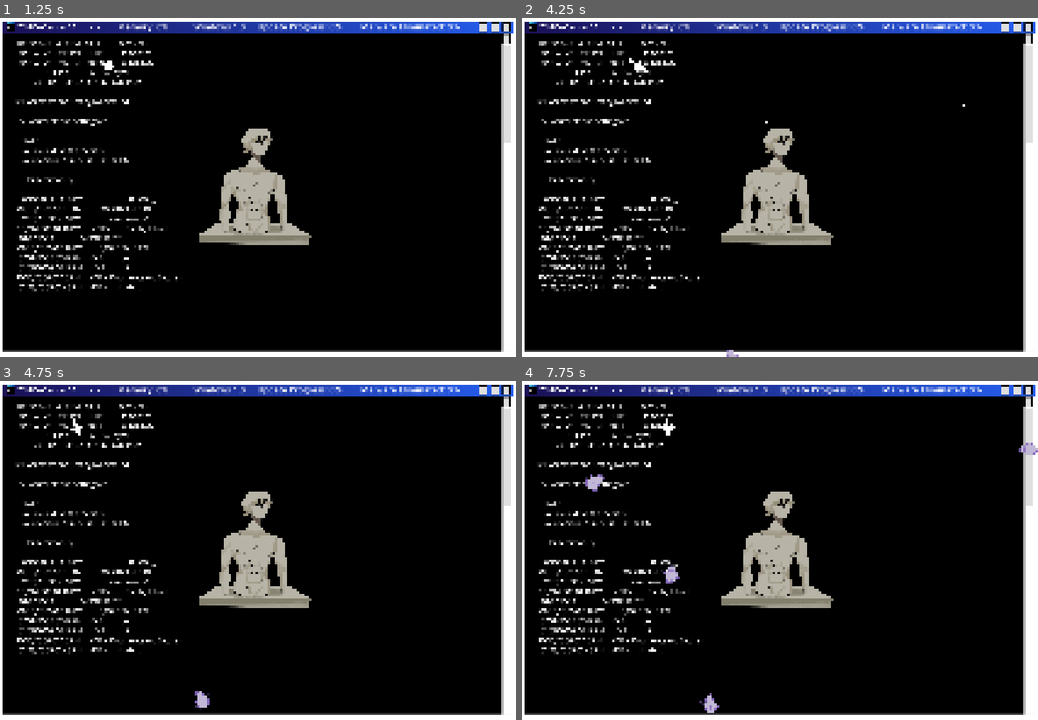
Above: before the commit, frames 1-4 (two rows, left to right).
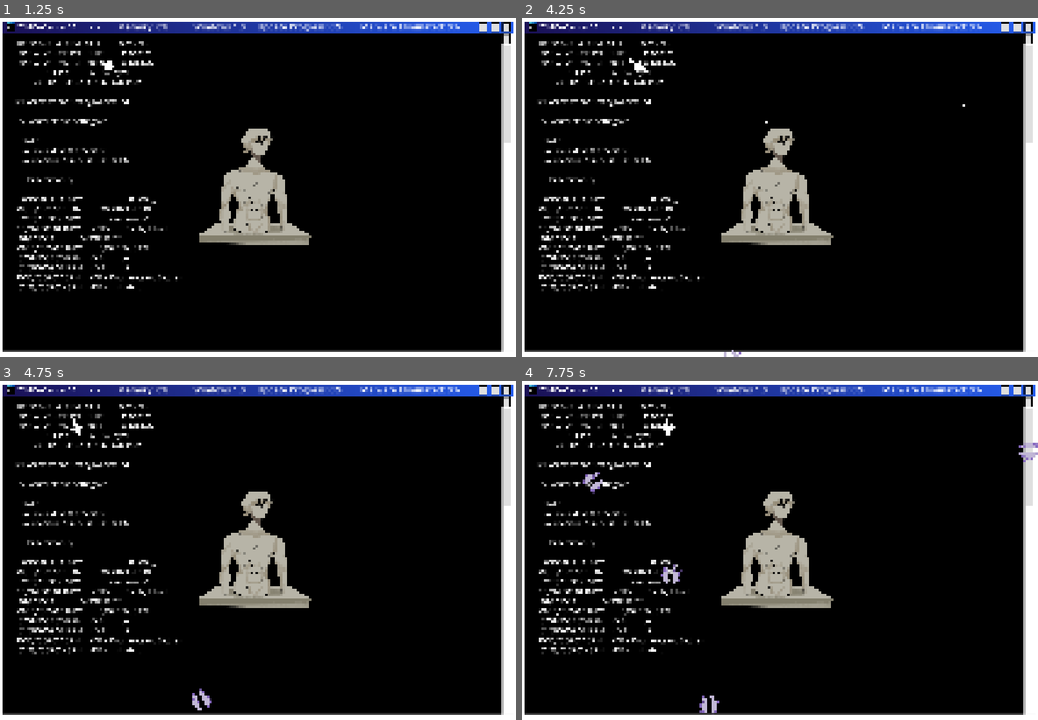
Above: after the commit, the same moments.

Repository: HaroldHuynh/2026GameJam
Game: Godot game, scene res://levels/level_1.tscn
Same seed, same stepped clock (60 frames per second), same inputs: the game is played once before the commit and once after it.
Inputs (mouse positions are in pixels of both pictures, inside the frame that each line leads up to):
- Up to frame 1 (1.25 s): tap Enter at 0.5 s; move the mouse to (371, 170) at 0.52 s; hold D (right) from 0.53 s (still down); tap Space (attack) at 0.6 s
- Up to frame 2 (4.25 s): move the mouse to (676, 204) at 1.27 s; release D (right) at 1.28 s; hold S (down) 1.28-2.03 s; tap Enter at 1.35, 2.85 s; move the mouse to (831, 112) at 2.02 s; hold D (right) 2.03-2.78 s; tap Space (attack) at 2.1, 3.6 s; move the mouse to (754, 255) at 2.77 s; hold W (up) 2.78-3.53 s; move the mouse to (934, 238) at 3.52 s; hold A (left) from 3.53 s (still down)
- Up to frame 3 (4.75 s): keep holding A (left); move the mouse to (103, 499) at 4.27 s; tap Enter at 4.35 s
- Up to frame 4 (7.75 s): move the mouse to (805, 550) at 5.02 s; release A (left) at 5.03 s; hold S (down) 5.03-5.78 s; tap Space (attack) at 5.1, 6.6 s; move the mouse to (702, 465) at 5.77 s; hold D (right) 5.78-6.53 s; tap Enter at 5.85, 7.35 s; move the mouse to (893, 533) at 6.52 s; hold W (up) 6.53-7.28 s; move the mouse to (676, 567) at 7.27 s; hold D (right) from 7.28 s (still down)

Frame 1 is identical in both runs. In frame 2, less than 0.1% of the frame differs, in the area x 39-43%, y 97-100%; in frame 3, 0.1%; in frame 4, 0.5%, in the area x 11-100%, y 18-99%.

Commit message:
health bar

Diff:
--- a/enemy/enemy.gd
+++ b/enemy/enemy.gd
@@ -25,6 +25,7 @@
 func die():
 	alive = false
 	get_parent().updateExp()
+	$AnimatedSprite2D.play("death")
 	queue_free()
 	if get_parent().completion < 90:
 		get_parent().updateCompletion(3)
--- a/enemy/enemy.tscn
+++ b/enemy/enemy.tscn
@@ -2,9 +2,45 @@
 
 [ext_resource type="Script" uid="uid://hvej6l3tnpks" path="res://enemy/enemy.gd" id="1_ofsxj"]
 [ext_resource type="Texture2D" uid="uid://c6dxblxovaphg" path="res://enemy/virus.png" id="2_ofsxj"]
+[ext_resource type="Texture2D" uid="uid://chhxx7xc5o7v6" path="res://assets/texture/virusdeath1.png" id="2_y5vj3"]
+[ext_resource type="Texture2D" uid="uid://bgjuyx6pe31x3" path="res://assets/texture/virusdeath2.png" id="3_5ffra"]
+[ext_resource type="Texture2D" uid="uid://xv70pdlrtro6" path="res://assets/texture/virusdeath3.png" id="4_e355f"]
+[ext_resource type="Texture2D" uid="uid://b8ldcv78otqyn" path="res://assets/texture/virusdeath4.png" id="5_78jik"]
+[ext_resource type="Texture2D" uid="uid://1b321s4qsuyp" path="res://assets/texture/virusdeath5.png" id="6_o3pv7"]
 
 [sub_resource type="RectangleShape2D" id="RectangleShape2D_rkikn"]
 size = Vector2(131, 116)
+
+[sub_resource type="SpriteFrames" id="SpriteFrames_s7pw8"]
+animations = [{
+"frames": [{
+"duration": 1.0,
+"texture": ExtResource("2_y5vj3")
+}, {
+"duration": 1.0,
+"texture": ExtResource("3_5ffra")
+}, {
+"duration": 1.0,
+"texture": ExtResource("4_e355f")
+}, {
+"duration": 1.0,
+"texture": ExtResource("5_78jik")
+}, {
+"duration": 1.0,
+"texture": ExtResource("6_o3pv7")
+}],
+"loop": 1,
+"name": &"death",
+"speed": 5.0
+}, {
+"frames": [{
+"duration": 1.0,
+"texture": ExtResource("2_ofsxj")
+}],
+"loop": 1,
+"name": &"default",
+"speed": 5.0
+}]
 
 [sub_resource type="RectangleShape2D" id="RectangleShape2D_2pwte"]
 size = Vector2(131, 116)
@@ -17,11 +53,13 @@
 position = Vector2(4.5, 2)
 shape = SubResource("RectangleShape2D_rkikn")
 
-[node name="Sprite2D" type="Sprite2D" parent="." unique_id=1308693645]
+[node name="AnimatedSprite2D" type="AnimatedSprite2D" parent="." unique_id=934242193]
 position = Vector2(-121, 201.00002)
 rotation = 1.5707964
 scale = Vector2(0.2, 0.2)
-texture = ExtResource("2_ofsxj")
+sprite_frames = SubResource("SpriteFrames_s7pw8")
+animation = &"death"
+frame_progress = 0.985751
 
 [node name="Area2D" type="Area2D" parent="." unique_id=615662743]
 collision_layer = 4
--- a/levels/level_1.gd
+++ b/levels/level_1.gd
@@ -14,6 +14,7 @@
 func _ready() -> void:
 	new_game()
 	$Michelangelo/AnimatedSprite2D.play("default")
+	$player/AnimatedSprite2D.play("default")
 
 
 # Called every frame. 'delta' is the elapsed time since the previous frame.
@@ -50,11 +51,15 @@
 func _on_enemy_spawner_hit_p() -> void:
 	hp -= 1
 	$Hud/HPLabel.text = "Memory: " + str(100 - int((hp / maxHP) * 100)) + "%"
+	$player/AnimatedSprite2D.play("damaged")
+	await get_tree().create_timer(0.3).timeout
+	$player/AnimatedSprite2D.play("default")
 	if hp <= 0:
 		$Hud.hide()
 		get_tree().paused = true
 		$GameOver.show()
 		gameOver = true
+
 
 func updateExp():
 	exp += 10
@@ -70,7 +75,6 @@
 	completion += increase
 	$Hud/CompletionLabel.text = "Malware Eliminated: " + str(completion) + "%"
 	if $Michelangelo.alive and completion >= 90:
-		print("balls")
 		$Michelangelo.nextStage()
 
 func damageUp():
--- a/player/player.tscn
+++ b/player/player.tscn
@@ -1,7 +1,54 @@
 [gd_scene format=3 uid="uid://bx76wcvt7v6l5"]
 
 [ext_resource type="Script" uid="uid://dhjey7btq2ik3" path="res://player/player.gd" id="1_rkbax"]
+[ext_resource type="Texture2D" uid="uid://v2emtysysrqc" path="res://assets/texture/player_dmg.png" id="2_g1dw6"]
 [ext_resource type="Texture2D" uid="uid://rcdsykfpah2j" path="res://player/cursor.png" id="2_rkbax"]
+
+[sub_resource type="SpriteFrames" id="SpriteFrames_s7pw8"]
+animations = [{
+"frames": [{
+"duration": 1.0,
+"texture": ExtResource("2_g1dw6")
+}, {
+"duration": 1.0,
+"texture": ExtResource("2_g1dw6")
+}, {
+"duration": 1.0,
+"texture": ExtResource("2_g1dw6")
+}, {
+"duration": 1.0,
+"texture": ExtResource("2_g1dw6")
+}, {
+"duration": 1.0,
+"texture": ExtResource("2_g1dw6")
+}, {
+"duration": 1.0,
+"texture": ExtResource("2_g1dw6")
+}, {
+"duration": 1.0,
+"texture": ExtResource("2_g1dw6")
+}, {
+"duration": 1.0,
+"texture": ExtResource("2_g1dw6")
+}, {
+"duration": 1.0,
+"texture": ExtResource("2_g1dw6")
+}, {
+"duration": 1.0,
+"texture": ExtResource("2_g1dw6")
+}],
+"loop": 1,
+"name": &"damaged",
+"speed": 5.0
+}, {
+"frames": [{
+"duration": 1.0,
+"texture": ExtResource("2_rkbax")
+}],
+"loop": 1,
+"name": &"default",
+"speed": 5.0
+}]
 
 [sub_resource type="RectangleShape2D" id="RectangleShape2D_rkikn"]
 size = Vector2(131, 90)
@@ -10,11 +57,12 @@
 collision_layer = 2
 script = ExtResource("1_rkbax")
 
-[node name="Sprite2D" type="Sprite2D" parent="." unique_id=1308834584]
+[node name="AnimatedSprite2D" type="AnimatedSprite2D" parent="." unique_id=326842415]
 position = Vector2(-81, 211)
 rotation = 1.5707964
-scale = Vector2(0.18, 0.18)
-texture = ExtResource("2_rkbax")
+scale = Vector2(0.18000002, 0.18000002)
+sprite_frames = SubResource("SpriteFrames_s7pw8")
+animation = &"damaged"
 
 [node name="CollisionShape2D" type="CollisionShape2D" parent="." unique_id=558579591]
 position = Vector2(0.5, 2)
Binary file added: assets/texture/bosshp0.png
Not shown, added: assets/texture/bosshp0.png.import
Binary file added: assets/texture/bosshp1.png
Not shown, added: assets/texture/bosshp1.png.import
Binary file added: assets/texture/bosshp10.png
Not shown, added: assets/texture/bosshp10.png.import
Binary file added: assets/texture/bosshp11.png
Not shown, added: assets/texture/bosshp11.png.import
Binary file added: assets/texture/bosshp12.png
Not shown, added: assets/texture/bosshp12.png.import
Binary file added: assets/texture/bosshp13.png
Not shown, added: assets/texture/bosshp13.png.import
(and 42 more such lines)
